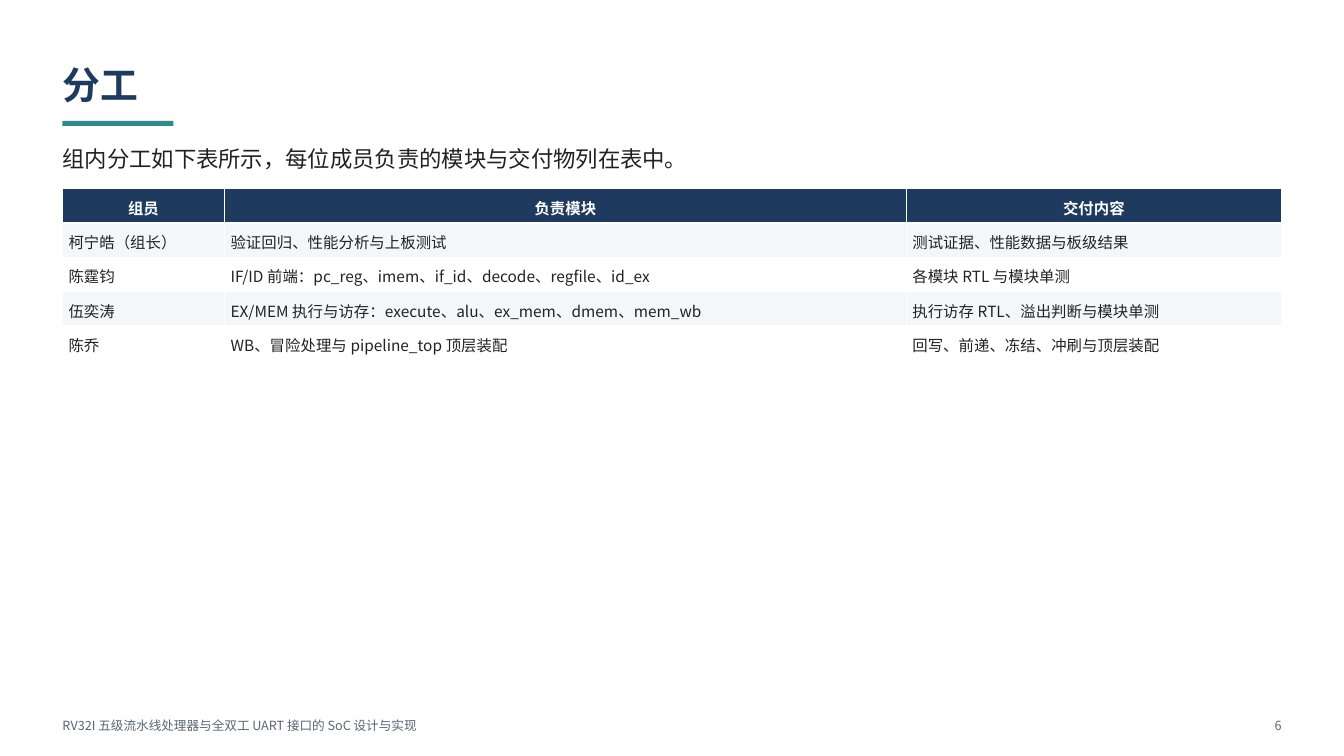
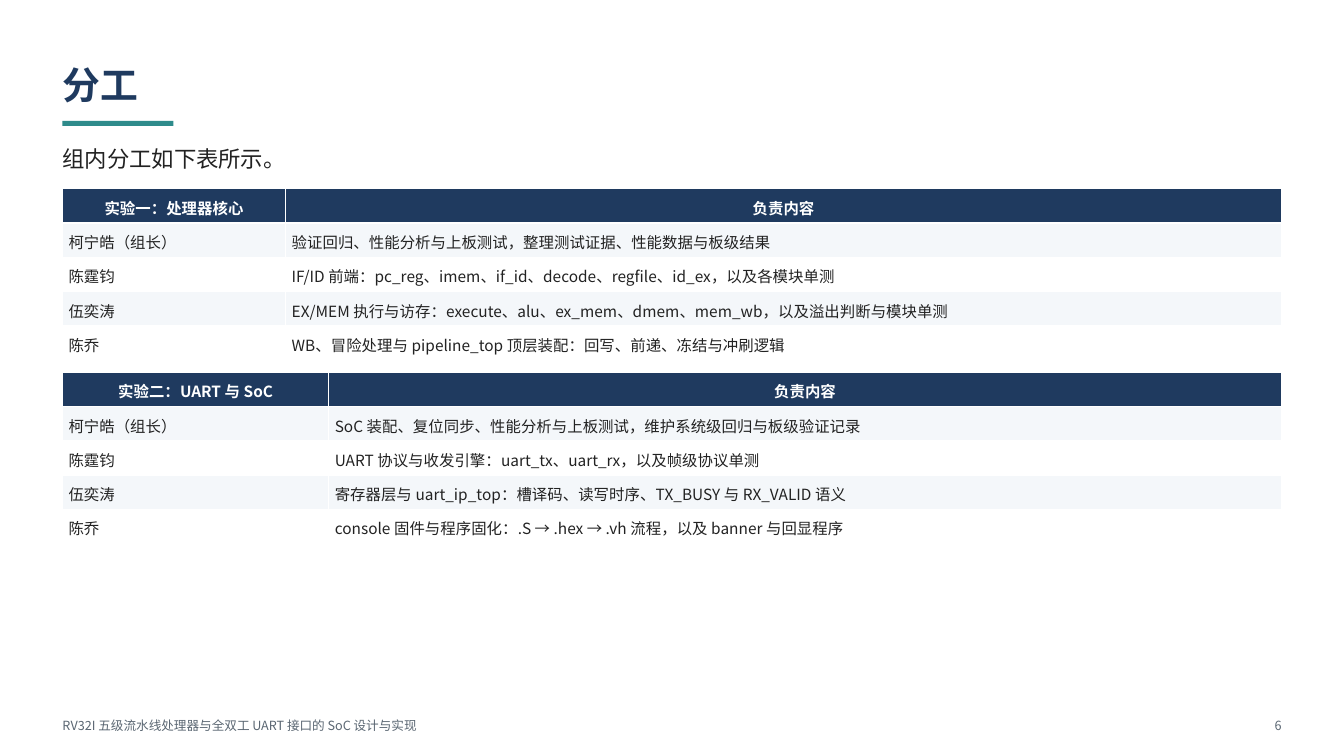
Before and after one commit to StarryReverie/board, a slide deck: slide 6 of ppt/out/课程设计_验收答辩.pptx. Drawn at 1344x756 pixels with LibreOffice and Linux fonts; fonts in the diff are those of the drawing. Boxes give left, top, right and bottom in pixels: in the first picture for what was removed or moved away, otherwise in the second. Text is boxed around its words. In the diff, an @@ line names an element or a change of style, - is before the commit and + after.

Commit message:
docs(ppt): 分工页合并两实验表格并去除「交付」措辞
- 两个实验的分工表放到同一页（实验一：处理器核心 / 实验二：UART 与 SoC）
- 删除「交付物」「交付内容」等措辞，改为「负责内容」并合并说明
- 三级工程结构页「交付边界」改为「层次边界」
- outline.md 同步；重建 pptx（36 页）

```diff
--- a/ppt/out/课程设计_验收答辩.pptx
+++ b/ppt/out/课程设计_验收答辩.pptx
@@ text at <box>62,148,285,169</box>: text changed @@
-组内分工如下表所示，每位成员负责的模块与交付物列在表中。
+组内分工如下表所示。
@@ table at <box>63,189,1281,360</box> @@
-column 1: 组员 | 柯宁皓（组长） | 陈霆钧 | 伍奕涛 | 陈乔
-column 2: 负责模块 | 验证回归、性能分析与上板测试 | IF/ID 前端：pc_reg、imem、if_id、decode、regfile、id_ex | EX/MEM 执行与访存：execute、alu、ex_mem、dmem、mem_wb | WB、冒险处理与 pipeline_top 顶层装配
-column 3: 交付内容 | 测试证据、性能数据与板级结果 | 各模块 RTL 与模块单测 | 执行访存 RTL、溢出判断与模块单测 | 回写、前递、冻结、冲刷与顶层装配
+column 1: 实验一：处理器核心 | 柯宁皓（组长） | 陈霆钧 | 伍奕涛 | 陈乔
+column 2: 负责内容 | 验证回归、性能分析与上板测试，整理测试证据、性能数据与板级结果 | IF/ID 前端：pc_reg、imem、if_id、decode、regfile、id_ex，以及各模块单测 | EX/MEM 执行与访存：execute、alu、ex_mem、dmem、mem_wb，以及溢出判断与模块单测 | WB、冒险处理与 pipeline_top 顶层装配：回写、前递、冻结与冲刷逻辑
@@ table added at <box>63,372,1281,543</box>, 5 rows, 2 columns @@
+实验二：UART 与 SoC | 负责内容
+柯宁皓（组长） | SoC 装配、复位同步、性能分析与上板测试，维护系统级回归与板级验证记录
+陈霆钧 | UART 协议与收发引擎：uart_tx、uart_rx，以及帧级协议单测
+伍奕涛 | 寄存器层与 uart_ip_top：槽译码、读写时序、TX_BUSY 与 RX_VALID 语义
+陈乔 | console 固件与程序固化：.S → .hex → .vh 流程，以及 banner 与回显程序
```
Also in this commit, not shown: 1 other slide changed, 2 other files.
